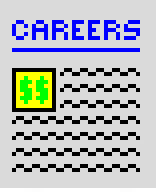
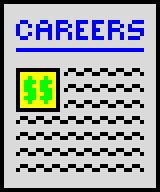
Layered file, before and after one edit (160×192). Changes by layer:
painted on "Title" over [12, 20, 144, 112]
painted on "Layer 5" over [0, 0, 160, 192]
